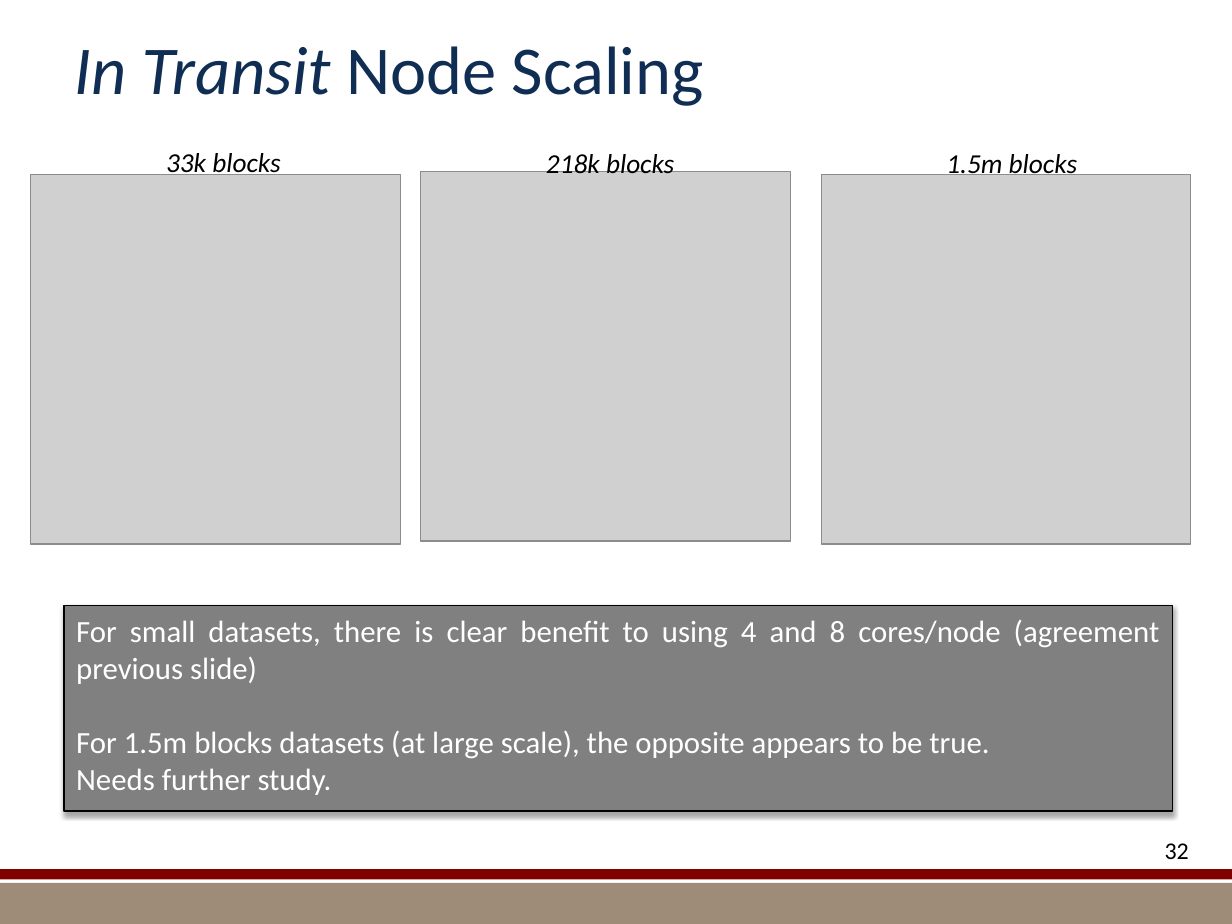
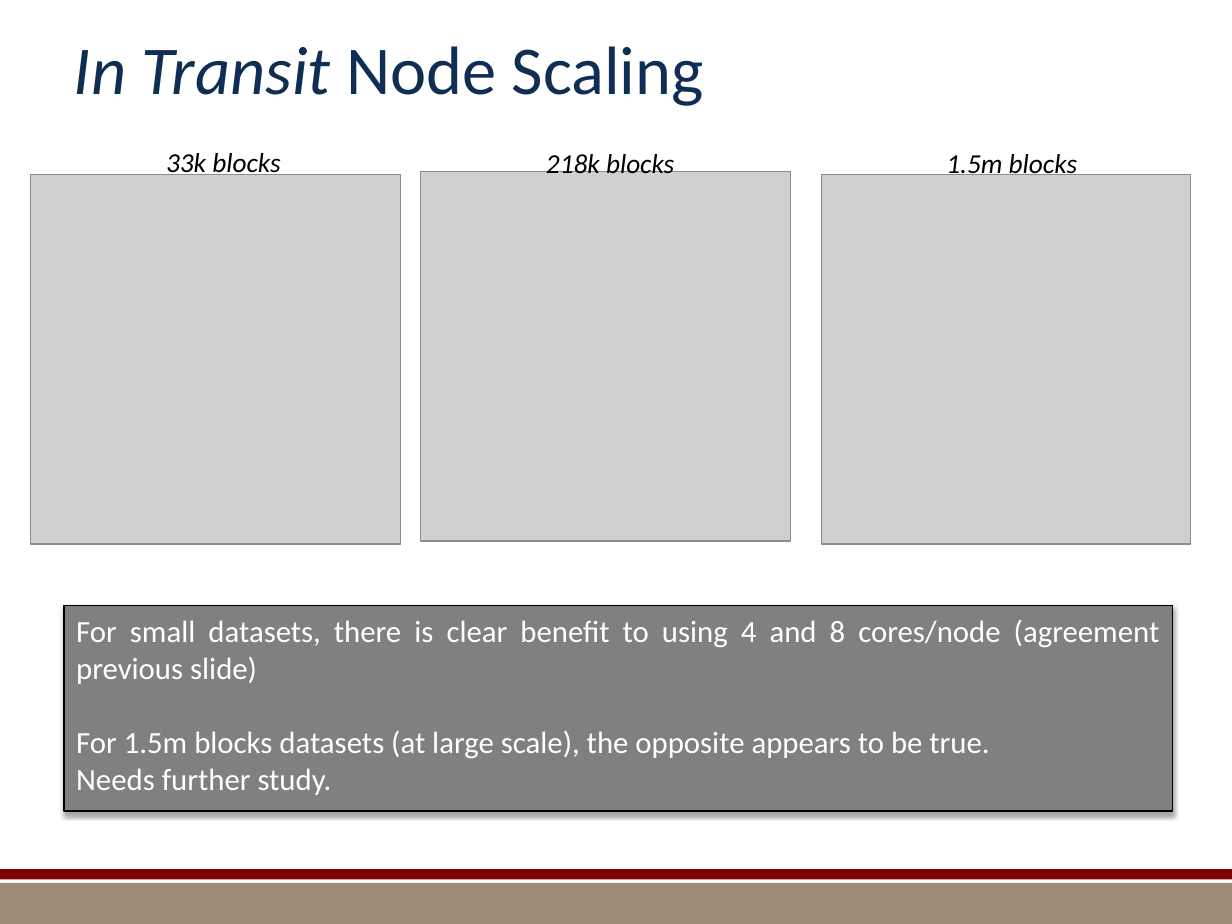
Before and after one commit to kmorel-papers/MilestoneFY13, a slide deck: slide 32 of Summary/SummarySlides.pptx. Drawn at 1232x924 pixels with LibreOffice and Linux fonts; fonts in the diff are those of the drawing; grey boxes stand for pictures; background and template pictures are left out. Boxes give left, top, right and bottom in pixels: in the first picture for what was removed or moved away, otherwise in the second. Text is boxed around its words. In the diff, an @@ line names an element or a change of style, - is before the commit and + after.

```diff
--- a/Summary/SummarySlides.pptx
+++ b/Summary/SummarySlides.pptx
@@ page number removed at [1165,843,1189,859] @@
-32
```
Also in this commit, not shown: 40 other slides changed, 4 other files.
